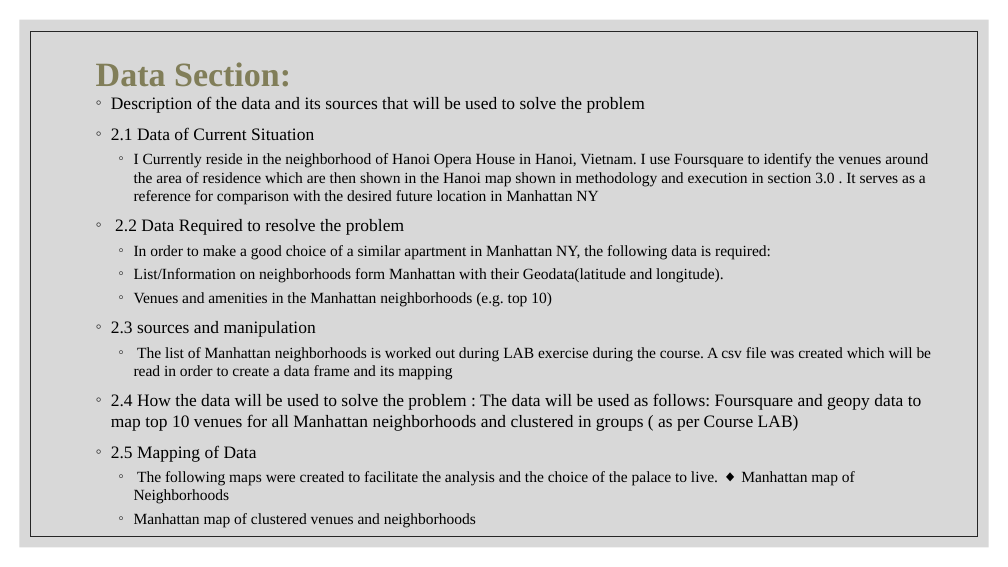
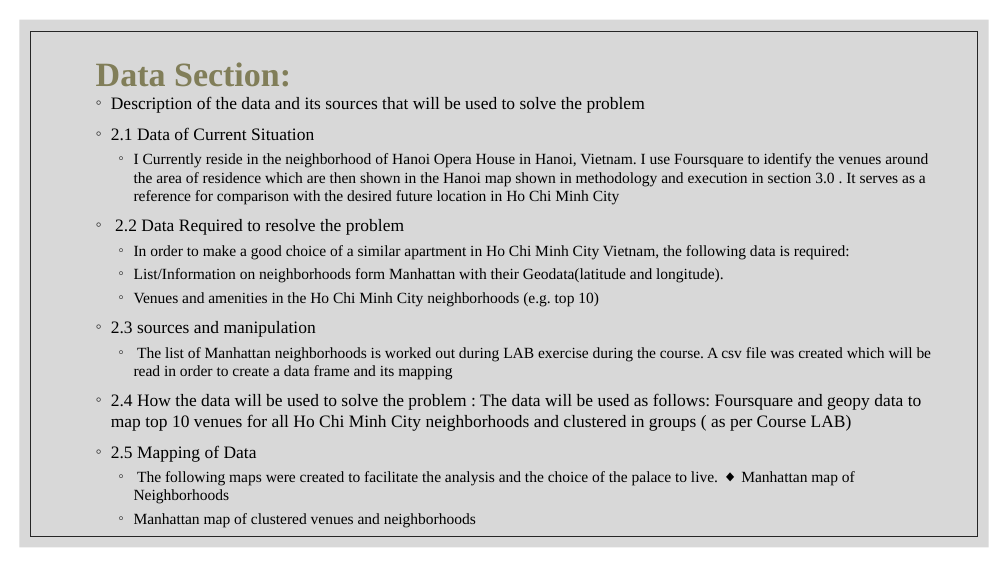
Before and after one commit to nguyencuongmanh/myCapstoneProjectNotebook, a slide deck: slide 4 of The_Presentaion_capstone_The Battle_of_Neighborhoods_hanoi.pptx. Drawn at 1008x567 pixels with LibreOffice and Linux fonts; fonts in the diff are those of the drawing. Boxes give left, top, right and bottom in pixels: in the first picture for what was removed or moved away, otherwise in the second. Text is boxed around its words. In the diff, an @@ line names an element or a change of style, - is before the commit and + after.

```diff
--- a/The_Presentaion_capstone_The Battle_of_Neighborhoods_hanoi.pptx
+++ b/The_Presentaion_capstone_The Battle_of_Neighborhoods_hanoi.pptx
@@ text at (134,153,928,205): text changed @@
-  ◦ I Currently reside in the neighborhood of Hanoi Opera House in Hanoi, Vietnam. I use Foursquare to identify the venues around the area of residence which are then shown in the Hanoi map shown in methodology and execution in section 3.0 . It serves as a reference for comparison with the desired future location in Manhattan NY
+  ◦ I Currently reside in the neighborhood of Hanoi Opera House in Hanoi, Vietnam. I use Foursquare to identify the venues around the area of residence which are then shown in the Hanoi map shown in methodology and execution in section 3.0 . It serves as a reference for comparison with the desired future location in Ho Chi Minh City
@@ text at (134,245,850,259): text changed @@
-  ◦ In order to make a good choice of a similar apartment in Manhattan NY, the following data is required:
+  ◦ In order to make a good choice of a similar apartment in Ho Chi Minh City Vietnam, the following data is required:
@@ text at (134,292,599,307): text changed @@
-  ◦ Venues and amenities in the Manhattan neighborhoods (e.g. top 10)
+  ◦ Venues and amenities in the Ho Chi Minh City neighborhoods (e.g. top 10)
@@ text at (111,393,922,431): text changed @@
-◦ 2.4 How the data will be used to solve the problem : The data will be used as follows: Foursquare and geopy data to map top 10 venues for all Manhattan neighborhoods and clustered in groups ( as per Course LAB)
+◦ 2.4 How the data will be used to solve the problem : The data will be used as follows: Foursquare and geopy data to map top 10 venues for all Ho Chi Minh City neighborhoods and clustered in groups ( as per Course LAB)
```
Also in this commit, not shown: 1 other slide changed.
